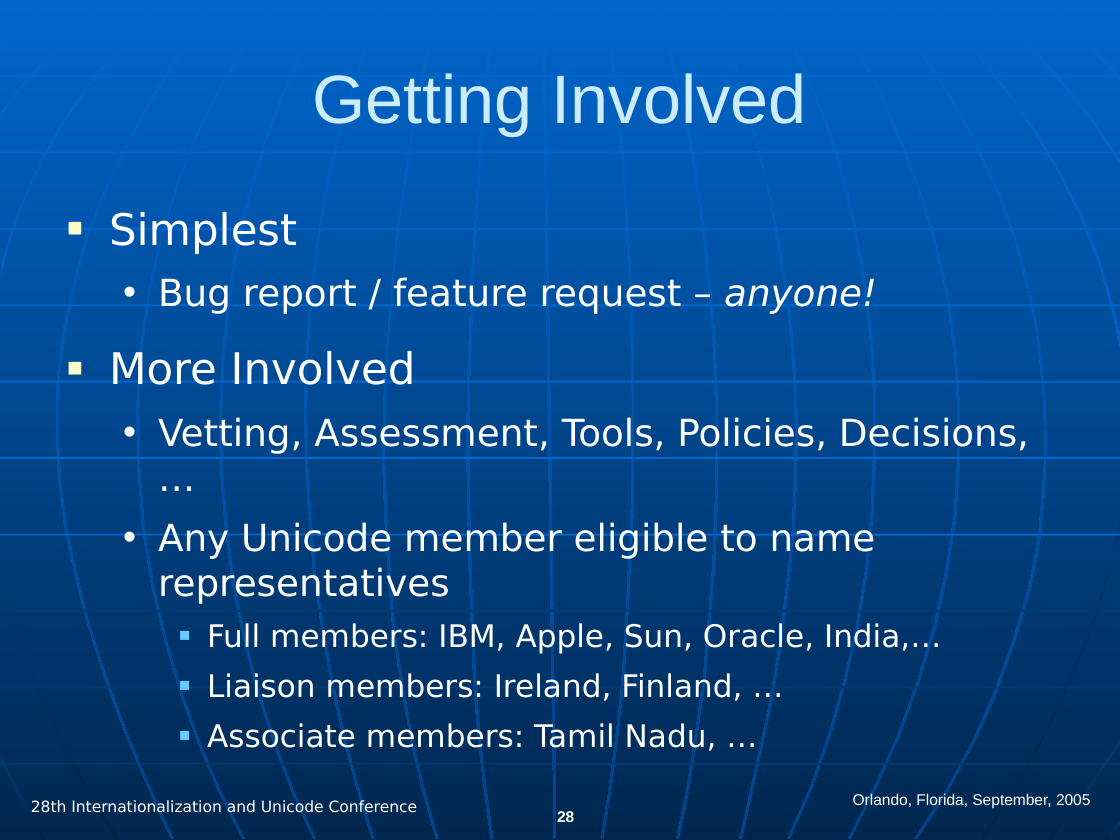
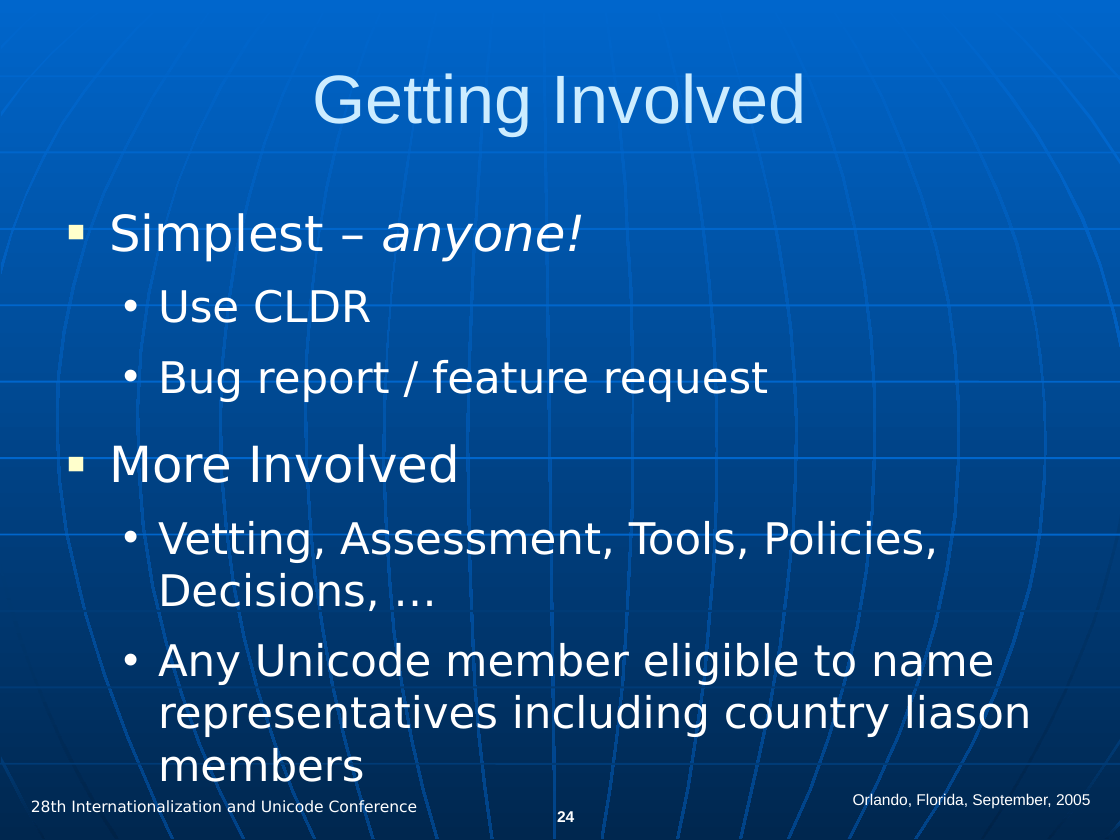
Before and after one commit to hanikesn/cldr, a slide deck: slide 24 of docs/presentations/cldr_overview.ppt (slide 28 before the commit). Drawn at 1120x840 pixels with LibreOffice and Linux fonts; fonts in the diff are those of the drawing. Boxes give left, top, right and bottom in pixels: in the first picture for what was removed or moved away, otherwise in the second. Text is boxed around its words. In the diff, an @@ line names an element or a change of style, - is before the commit and + after.

```diff
--- a/docs/presentations/cldr_overview.ppt
+++ b/docs/presentations/cldr_overview.ppt
@@ text at [109, 213, 768, 402]: text changed; size 24 to 28 pt @@
-■ Simplest
-  • Bug report / feature request – anyone!
+■ Simplest – anyone!
+  • Use CLDR
+  • Bug report / feature request
@@ text at [109, 444, 938, 613]: size 28 to 32 pt in "More Involved"; size 24 to 28 pt in "Vetting, Assessment, Tools, Policies, Decisions, …"; more space between paragraphs @@
@@ text at [158, 641, 1032, 791]: text changed; size 20 to 28 pt @@
-  • Any Unicode member eligible to name representatives
-    ■ Full members: IBM, Apple, Sun, Oracle, India,…
-    ■ Liaison members: Ireland, Finland, …
-    ■ Associate members: Tamil Nadu, …
+  • Any Unicode member eligible to name representatives including country liason members
@@ page number at [557, 811, 574, 822]: text changed @@
-28
+24
```
Also in this commit, not shown: 15 other slides changed, 2 slides added, 6 slides removed.
